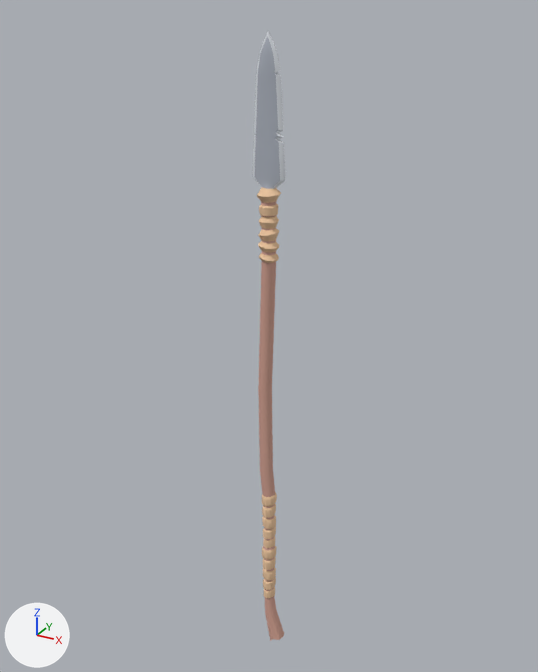
The glTF model example_game/world/props/spear.prop/model.glb: old version first, new version second.
Rendered twice from a 50 mm camera at (0.937, -1.71, 1.971) aimed at (-0.032, 0.052, 1.091). The axes (+X, +Y, +Z) are drawn at lower left. The lights are the same throughout. The picture after the commit comes second. Vertices at exactly the same position are counted once.

Names of what the first picture shows: 'model'.
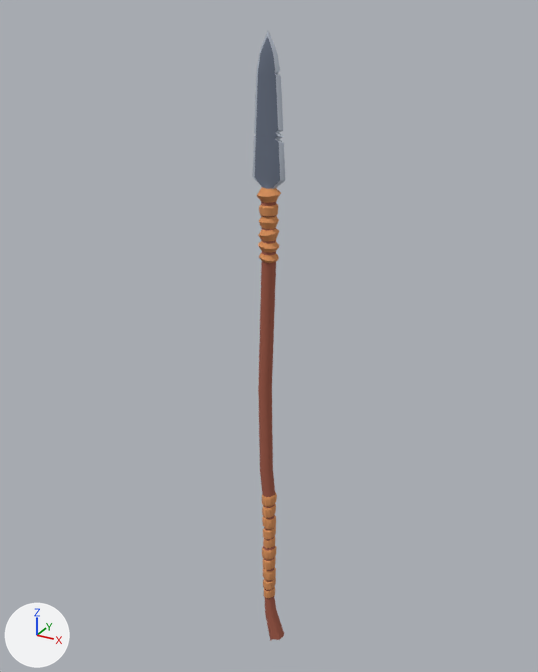
The edits, one by one:
me_model has 611 vertices, 1202 faces and spans x -0.05..0.05, y -0.03..0.03, z -0.02..1.92.
me_model is used by ob_model.
me_model part 1: 768 faces centred in x -0.05..0.04, y -0.02..0.02, z 0.17..1.91 are repainted in the vertex colours; the middle colour goes from beige #edc7a0 to orange #d9915a.
me_model part 2: 434 faces centred in x -0.03..0.05, y -0.02..0.02, z -0.02..1.9 are repainted in the vertex colours; the middle colour goes from beige #d0a090 to brown #a05a47.

Where the change shows, as pixel boxes [x1, y1, x2, y2] in the pictures (538 x 672 px):
part 1 of me_model, recoloured (beige to orange)
    both: [253, 31, 285, 598]
part 2 of me_model, recoloured (darker)
    both: [255, 36, 284, 641]
